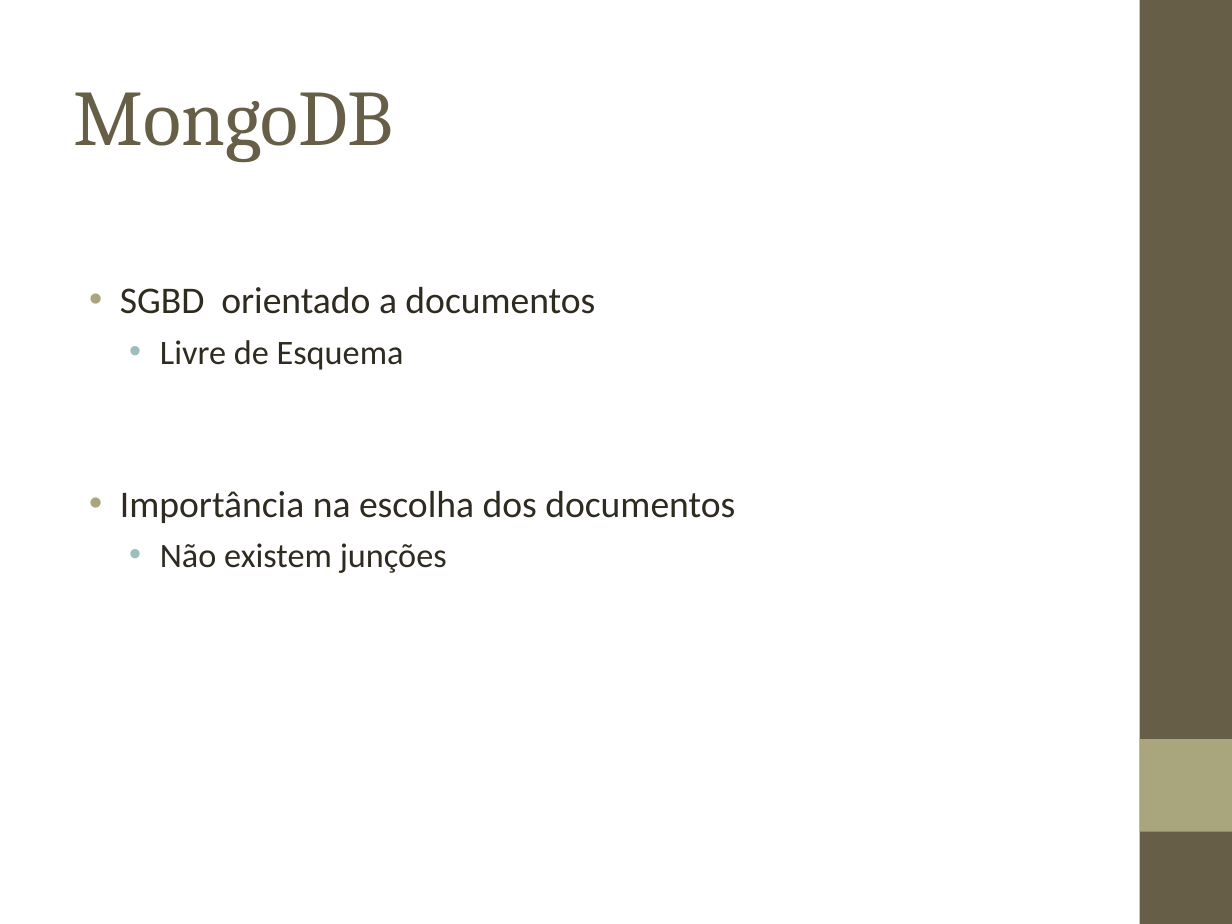
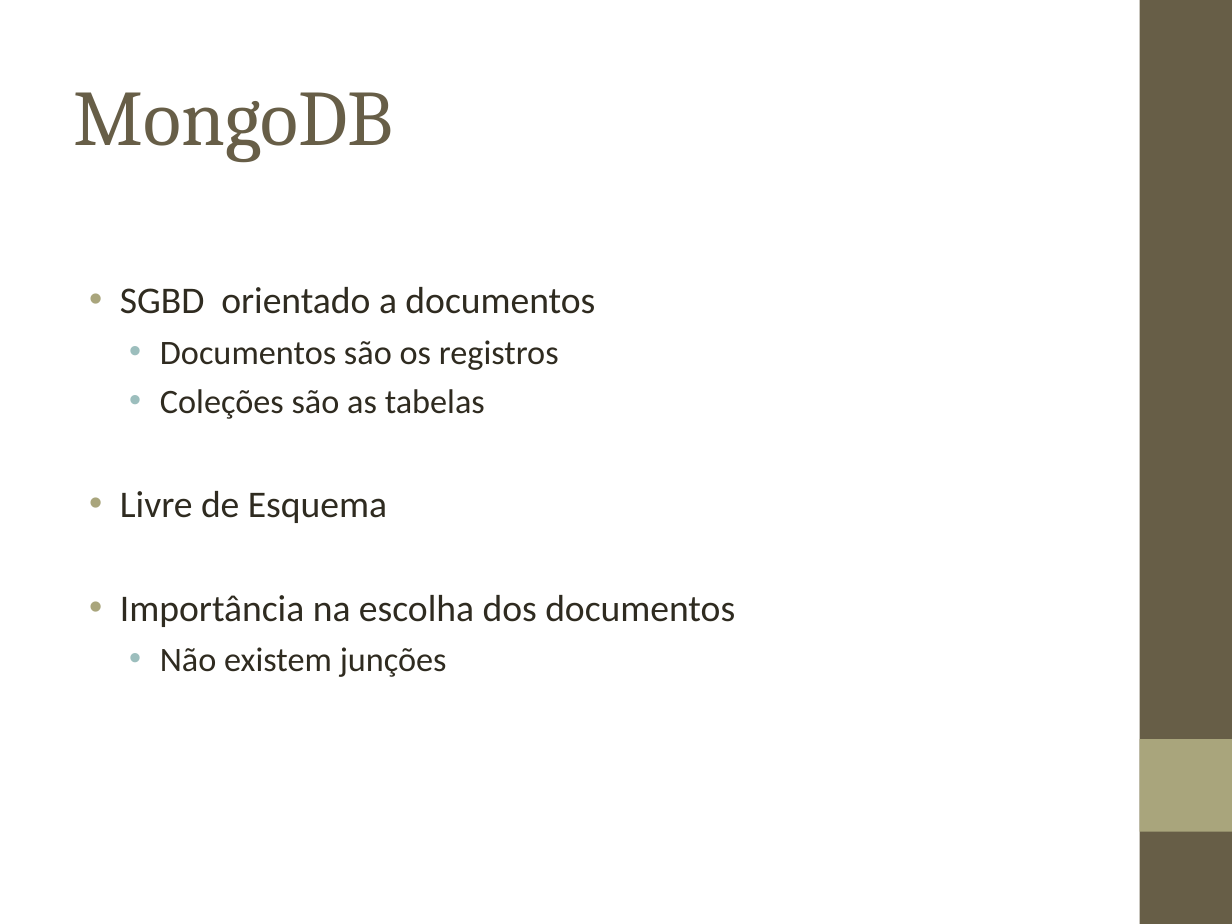
Before and after one commit to biacpaixao/Projeto_Final, a slide deck: slide 14 of apresentacao_projeto_final-v3.ppt (slide 13 before the commit). Drawn at 1232x924 pixels with LibreOffice and Linux fonts; fonts in the diff are those of the drawing; background and template pictures are left out. Boxes give left, top, right and bottom in pixels: in the first picture for what was removed or moved away, otherwise in the second. Text is boxed around its words. In the diff, an @@ line names an element or a change of style, - is before the commit and + after.

```diff
--- a/apresentacao_projeto_final-v3.ppt
+++ b/apresentacao_projeto_final-v3.ppt
@@ text at (x1=160, y1=340, x2=559, y2=419): paragraphs added @@
+  • Documentos são os registros
+  • Coleções são as tabelas
@@ text at (x1=120, y1=491, x2=387, y2=523): size 20 to 22 pt in "Livre de Esquema"; list level 2 to 1 in "Livre de Esquema"; bullet colour #9CBEBD to #A9A57C @@
```
Also in this commit, not shown: 5 other slides changed, 1 slide added.
